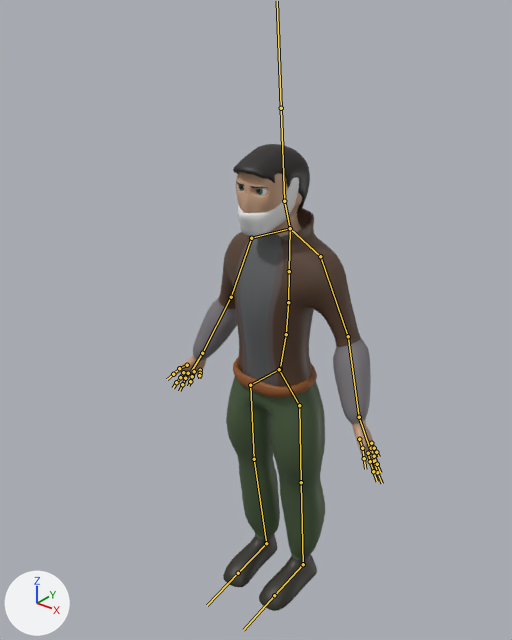
The FBX model assets/guy.fbx as it was, and as the next commit left it.
Before and after are seen from a camera (50 mm lens) standing at (3.43, -4.57, 5.84) and looking at (-0.09, -0.17, 3.11). Lighting does not change. The marker at lower left points along +X, +Y and +Z. The bones that bend it are drawn over the model as lines.

Objects in the first picture: 'Belt', 'Body', 'Eye', 'Eyebrow', 'Hair', 'Mask'.
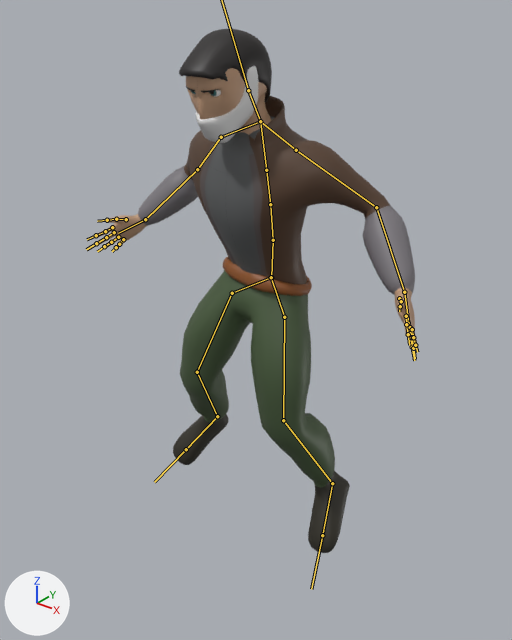
The newer file adds an action. The first version stands in its rest pose; the second is drawn at frame 50 of the action 'Armature|jump-loop'.

Boxes (x1, y1, x2, y2) around the edits, measured in the pictures (512 x 640 px):
'Body', posed (55% wider, 10% taller): before (172, 172, 379, 611); after (95, 68, 417, 553)
'Hair', posed (21% wider, 7% taller): before (233, 144, 310, 213); after (179, 28, 272, 102)
'Mask', posed (26% taller): before (238, 177, 299, 238); after (196, 66, 258, 143)
'Belt', posed: before (233, 356, 317, 397); after (223, 257, 312, 296)
'Eye', posed: before (238, 184, 267, 195); after (190, 90, 221, 97)
'Eyebrow', posed: before (236, 181, 268, 188); after (186, 86, 219, 93)
bone 'Spine0', root to tip: before (280, 369) to (286, 334); after (271, 277) to (273, 240)
bone 'UpperArm.l', root to tip: before (320, 256) to (348, 336); after (296, 150) to (376, 207)
bone 'LowerArm.l', root to tip: before (348, 336) to (359, 417); after (376, 207) to (404, 292)
bone 'Hand.l', root to tip: before (359, 417) to (369, 447); after (404, 292) to (408, 322)
bone 'UpperArm.r', root to tip: before (251, 238) to (231, 297); after (221, 137) to (197, 169)
bone 'LowerArm.r', root to tip: before (231, 297) to (202, 353); after (197, 169) to (145, 219)
bone 'Hand.r', root to tip: before (202, 353) to (191, 371); after (145, 219) to (118, 233)
bone 'Hip.l', root to tip: before (279, 369) to (299, 405); after (271, 277) to (284, 317)
bone 'UpperLeg.l', root to tip: before (299, 405) to (301, 482); after (284, 317) to (283, 420)
bone 'LowerLeg.l', root to tip: before (301, 482) to (303, 564); after (283, 420) to (332, 483)
bone 'Foot.l', root to tip: before (303, 564) to (274, 595); after (332, 483) to (322, 535)
bone 'Hip.r', root to tip: before (279, 369) to (250, 385); after (271, 277) to (232, 293)
bone 'UpperLeg.r', root to tip: before (250, 385) to (254, 459); after (232, 293) to (197, 372)
bone 'LowerLeg.r', root to tip: before (254, 459) to (266, 543); after (197, 372) to (217, 416)
bone 'Foot.r', root to tip: before (266, 543) to (238, 573); after (217, 416) to (186, 449)

The change in detail:
Bone 'Spine0' (bone_spine0) moves from (0.0, 0.0, 0.0) to (0.0, 0.9, 0.39).
Bone 'Spine0' (bone_spine0) turns from (0, 0, 0) to (12, 0, 0) degrees about its own x, y and z.
Bone 'Head' (bone_head) turns from (0, 0, 0) to (8, 0, 0) degrees about its own x, y and z.
Bone 'UpperArm.l' (bone_upperarm_l) turns from (0, 0, 0) to (-14, -12, 29) degrees about its own x, y and z.
Bone 'LowerArm.l' (bone_lowerarm_l) turns from (0, 0, 0) to (30, -10, -18) degrees about its own x, y and z.
Bone 'Hand.l' (bone_hand_l) turns from (0, 0, 0) to (34, 3, -4) degrees about its own x, y and z.
Bone 'UpperArm.r' (bone_upperarm_r) turns from (0, 0, 0) to (-14, 12, -29) degrees about its own x, y and z.
Bone 'LowerArm.r' (bone_lowerarm_r) turns from (0, 0, 0) to (30, 10, 18) degrees about its own x, y and z.
Bone 'Hand.r' (bone_hand_r) turns from (0, 0, 0) to (34, -3, 4) degrees about its own x, y and z.
Bone 'Hip.l' (bone_hip_l) moves from (0.0, 0.0, 0.0) to (0.26, -0.6, 0.74).
Bone 'Hip.l' (bone_hip_l) turns from (0, 0, 0) to (-1, -18, -13) degrees about its own x, y and z.
Bone 'UpperLeg.l' (bone_upperleg_l) turns from (0, 0, 0) to (14, -1, 8) degrees about its own x, y and z.
Bone 'LowerLeg.l' (bone_lowerleg_l) turns from (0, 0, 0) to (3, 5, 39) degrees about its own x, y and z.
Bone 'Foot.l' (bone_foot_l) turns from (0, 0, 0) to (11, -3, 19) degrees about its own x, y and z.
Bone 'Hip.r' (bone_hip_r) moves from (0.0, 0.0, 0.0) to (-0.26, -0.6, 0.73).
Bone 'Hip.r' (bone_hip_r) turns from (0, 0, 0) to (11, 13, 16) degrees about its own x, y and z.
Bone 'UpperLeg.r' (bone_upperleg_r) turns from (0, 0, 0) to (14, 1, -8) degrees about its own x, y and z.
Bone 'LowerLeg.r' (bone_lowerleg_r) turns from (0, 0, 0) to (3, -6, -38) degrees about its own x, y and z.
Bone 'Foot.r' (bone_foot_r) turns from (0, 0, 0) to (11, 3, -19) degrees about its own x, y and z.
